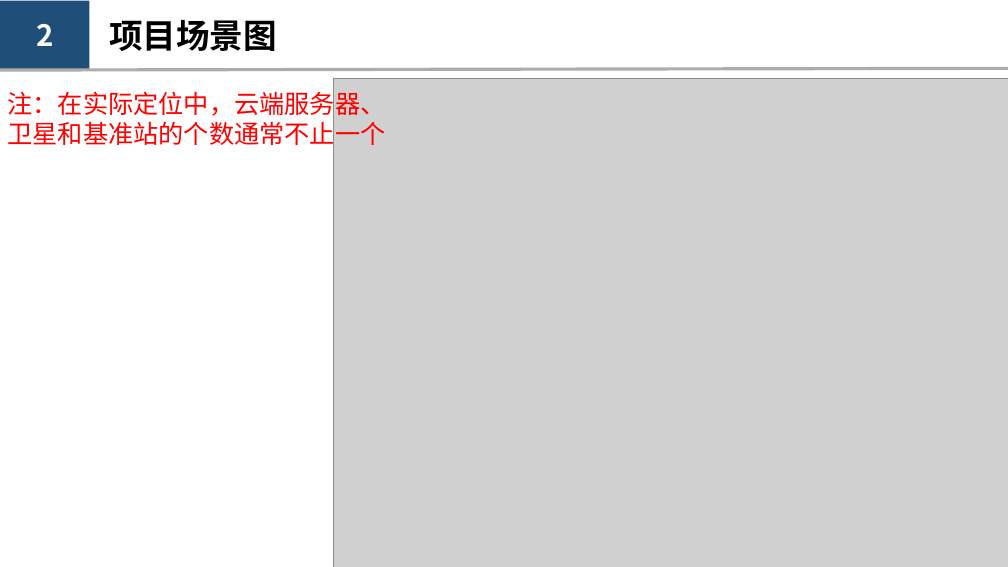
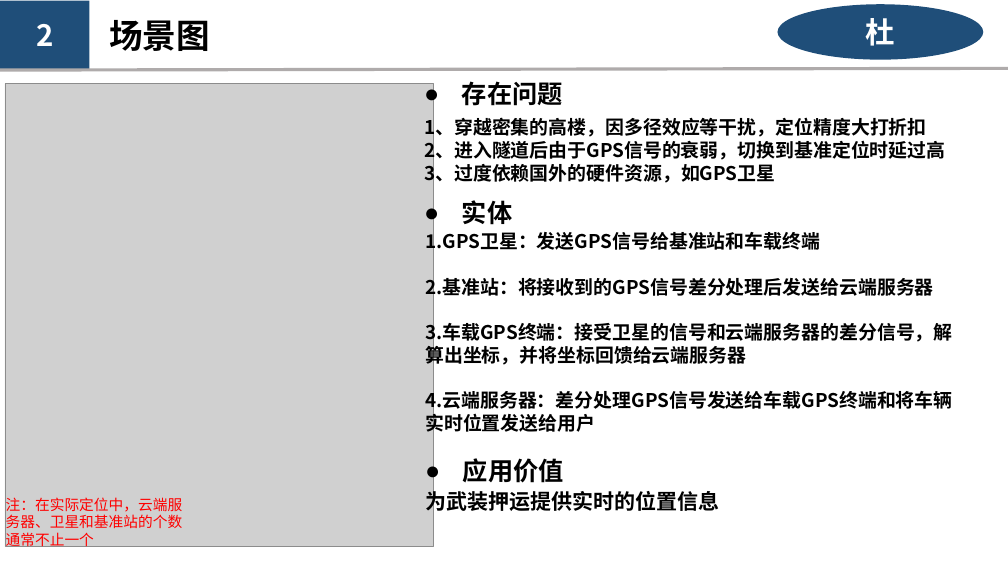
Before and after one commit to kashima19960/ppt-summary, a slide deck: slide 5 of du/RTK-Du.pptx (slide 4 before the commit). Drawn at 1008x567 pixels with LibreOffice and Linux fonts; fonts in the diff are those of the drawing; grey boxes stand for pictures. Boxes give left, top, right and bottom in pixels: in the first picture for what was removed or moved away, otherwise in the second. Text is boxed around its words. In the diff, an @@ line names an element or a change of style, - is before the commit and + after.

```diff
--- a/du/RTK-Du.pptx
+++ b/du/RTK-Du.pptx
@@ text at bbox=[109, 20, 210, 51]: text changed @@
-项目场景图
+场景图
@@ ellipse added at bbox=[777, 5, 983, 60], fill #1F4E79, 28 pt, text #FFFFFF, bold @@
+杜
@@ picture added at bbox=[5, 84, 434, 547] @@
@@ picture removed at bbox=[333, 79, 1008, 567] @@
@@ text added at bbox=[462, 81, 563, 106], 24 pt, text #000000, bold @@
+● 存在问题
@@ text added at bbox=[424, 115, 945, 185], 18 pt, text #000000, bold @@
+1、穿越密集的高楼，因多径效应等干扰，定位精度大打折扣
+2、进入隧道后由于GPS信号的衰弱，切换到基准定位时延过高
+3、过度依赖国外的硬件资源，如GPS卫星
@@ text added at bbox=[462, 200, 512, 225], 24 pt, text #000000, bold @@
+● 实体
@@ text added at bbox=[425, 229, 952, 413], 18 pt, text #000000, bold @@
+1.GPS卫星：发送GPS信号给基准站和车载终端
+2.基准站：将接收到的GPS信号差分处理后发送给云端服务器
+3.车载GPS终端：接受卫星的信号和云端服务器的差分信号，解算出坐标，并将坐标回馈给云端服务器
+4.云端服务器：差分处理GPS信号发送给车载GPS终端和将车辆实时位置发送给用户
@@ text added at bbox=[463, 458, 564, 483], 24 pt, text #000000, bold @@
+● 应用价值
@@ text "注：在实际定位中，云端服务器、卫星和基准站的个数通常不止一个": place and size @@
-text "注：在实际定位中，云端服务器、卫星和基准站的个数通常不止一个" at bbox=[7, 87, 385, 150]
+text "注：在实际定位中，云端服务器、卫星和基准站的个数通常不止一个" at bbox=[6, 497, 183, 550]
@@ text "注：在实际定位中，云端服务器、卫星和基准站的个数通常不止一个" at bbox=[6, 497, 183, 550]: size 24 to 14 pt @@
@@ text added at bbox=[425, 489, 719, 515], 20 pt, text #000000, bold @@
+为武装押运提供实时的位置信息
@@ text added at bbox=[61, 510, 124, 547], 20 pt, text #FFFFFF, bold @@
+技术基础
```
Also in this commit, not shown: 8 other slides changed, 2 slides added, 1 slide removed, 1 other file.
